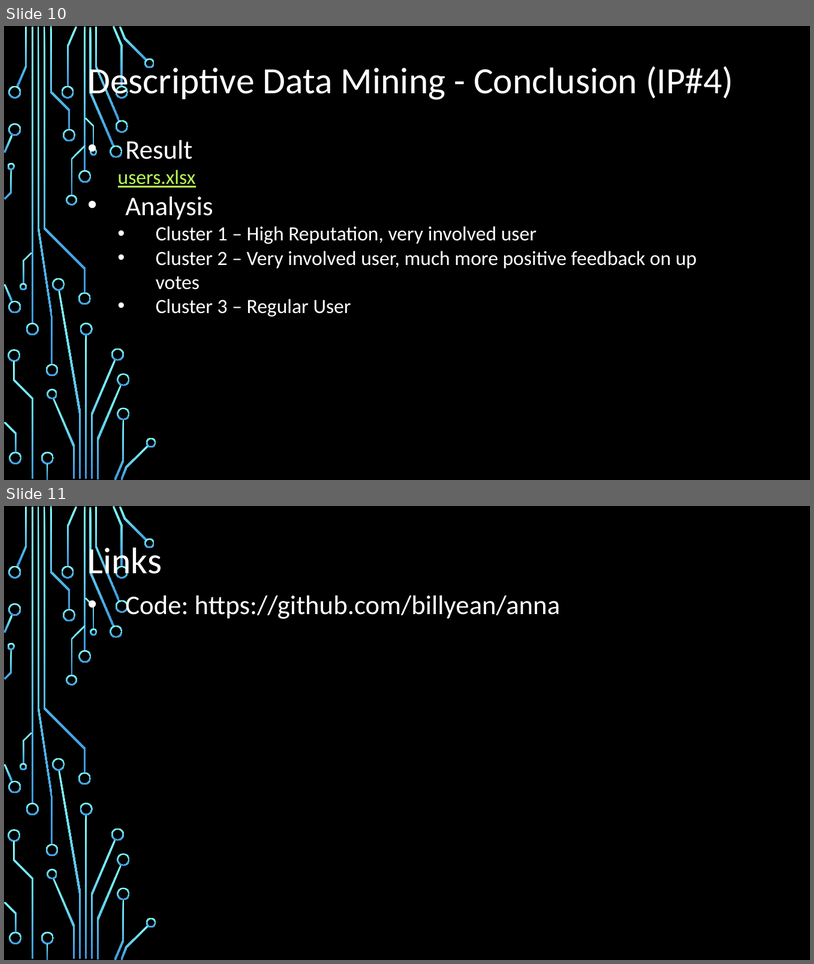
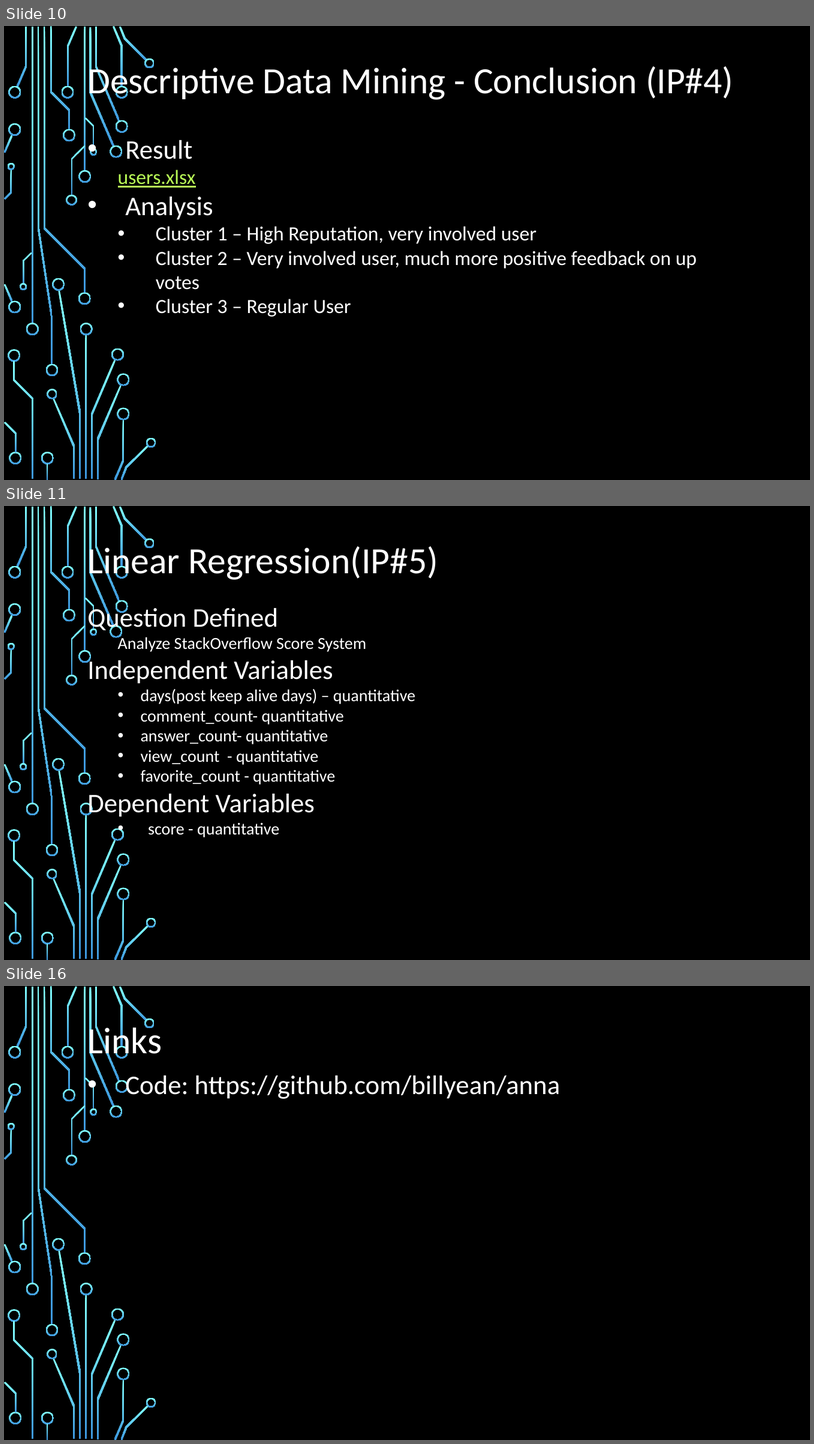
Before and after one commit to billyean/anna, a slide deck: Data Analytics and Information Virtualization Project.pptx. Shown one above the other, each under a label of ours: slides 10 and 11 before the commit, slides 10, 11 and 16 after it; the slides between them are not shown. The pictures are 814x964 and 814x1444 pixels, drawn with LibreOffice and Linux fonts; fonts in the diff are those of the drawing; background and template pictures are left out. Boxes give left, top, right and bottom in pixels: in the first picture for what was removed or moved away, otherwise in the second. Text is boxed around its words. In the diff, an @@ line names an element or a change of style, - is before the commit and + after.

Commit message:
Adding linear regression analysis

```diff
--- a/Data Analytics and Information Virtualization Project.pptx
+++ b/Data Analytics and Information Virtualization Project.pptx
@@ slide 11 added at (4, 506, 810, 960), background picture (left out); not listed: 54 template elements that a slide beside it also shows @@
@@ text added at (87, 543, 438, 582), 44 pt, text #FFFFFF @@
+Linear Regression(IP#5)
@@ text added at (87, 604, 416, 837), 20 pt, text #FFFFFF @@
+Question Defined
+  Analyze StackOverflow Score System
+Independent Variables
+  • days(post keep alive days) – quantitative
+  • comment_count- quantitative
+  • answer_count- quantitative
+  • view_count - quantitative
+  • favorite_count - quantitative
+Dependent Variables
+  • score - quantitative
@@ what was slide 11 is now slide 16 @@
```
Also in this commit, not shown: 1 slide changed, 4 other slides added, 2 other files.
